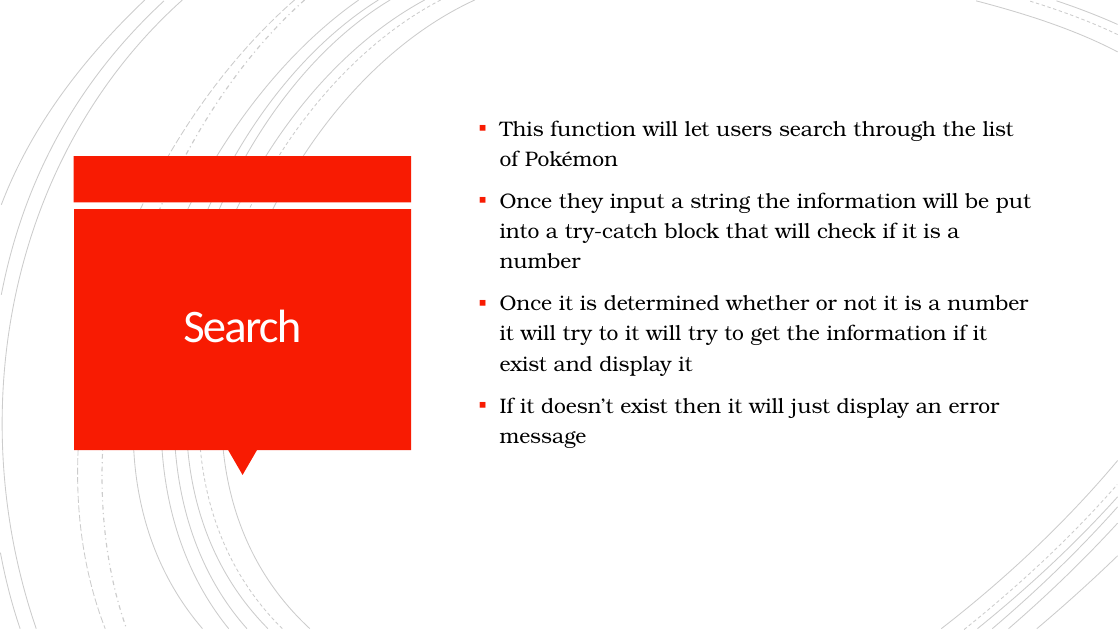
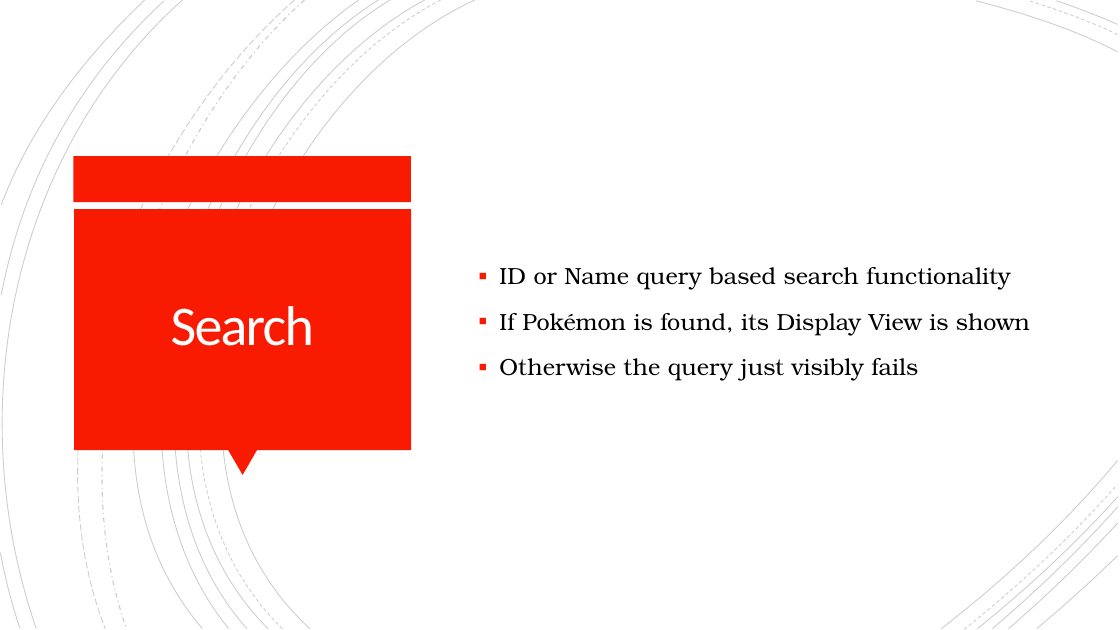
Before and after one commit to WillieLui429/CSC330-Project, a slide deck: slide 6 of CSC330 Presentation.pptx (slide 5 before the commit). Drawn at 1120x630 pixels with LibreOffice and Linux fonts; fonts in the diff are those of the drawing. Boxes give left, top, right and bottom in pixels: in the first picture for what was removed or moved away, otherwise in the second. Text is boxed around its words. In the diff, an @@ line names an element or a change of style, - is before the commit and + after.

Commit message:
Added Descriptions, Put Search Bar into GUI and Made Some Small Changes to the Design as a Result of These Additions.

```diff
--- a/CSC330 Presentation.pptx
+++ b/CSC330 Presentation.pptx
@@ freeform shape at bbox=[82, 0, 378, 628]: outline redrawn @@
@@ title "Search" at bbox=[171, 306, 314, 346]: size 40 to 48 pt @@
@@ text at bbox=[499, 267, 1030, 380]: text changed; size 18 to 20 pt @@
-▪ This function will let users search through the list of Pokémon
-▪ Once they input a string the information will be put into a try-catch block that will check if it is a number
-▪ Once it is determined whether or not it is a number it will try to it will try to get the information if it exist and display it
-▪ If it doesn’t exist then it will just display an error message
+▪ ID or Name query based search functionality
+▪ If Pokémon is found, its Display View is shown
+▪ Otherwise the query just visibly fails
```
Also in this commit, not shown: 2 other slides changed, 5 slides added, 2 slides removed, 8 other files.
